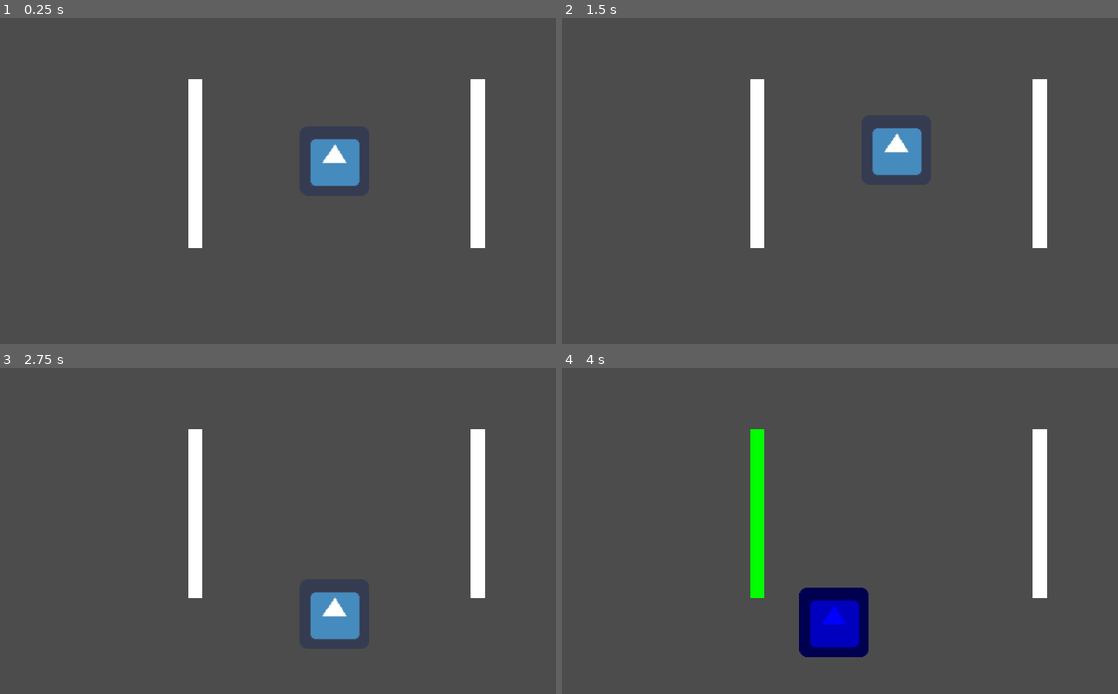
Above: before the commit, frames 1-4 (two rows, left to right).
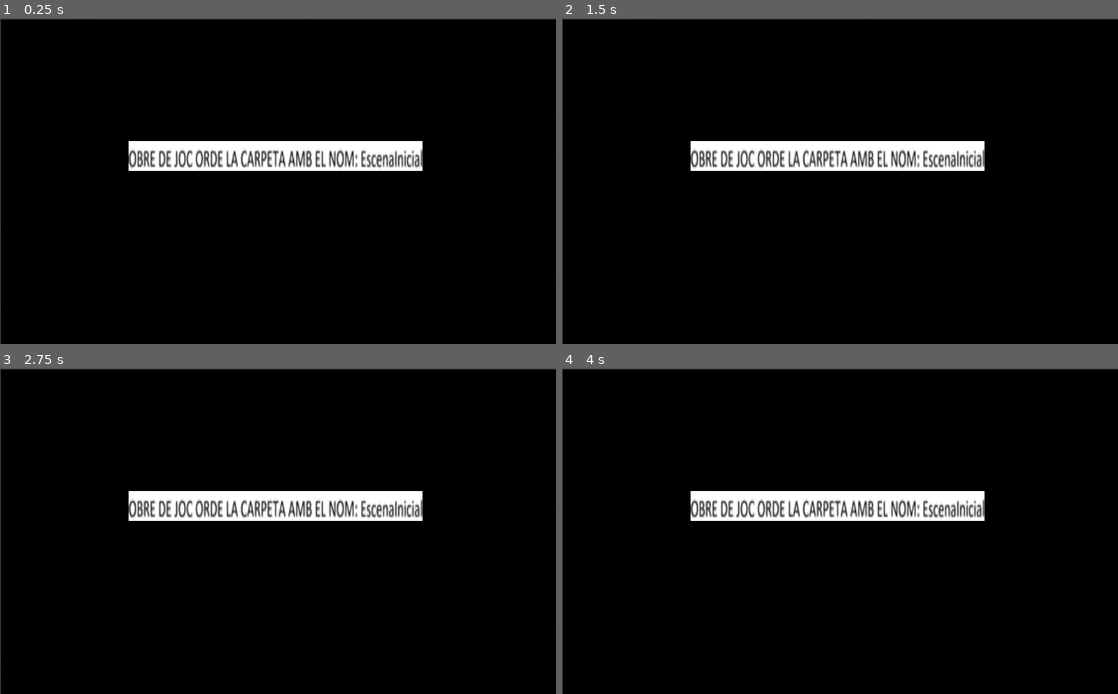
Above: after the commit, the same moments.

Repository: Aitorbp1/JOCCC
Game: Godot game, scene res://Escenes/PantallaPPal2D.tscn
Same seed, same stepped clock (60 frames per second), same inputs: the game is played once before the commit and once after it. The engine's default icon, where the game draws it, is replaced by a stand-in: a white triangle on a blue panel in a dark square.
Inputs (mouse positions are in pixels of both pictures, inside the frame that each line leads up to):
- Up to frame 1 (0.25 s): no input
- Up to frame 2 (1.5 s): tap Enter (ui_accept) at 0.5, 0.6, 0.77, 1.07, 1.25 s; move the mouse to (962, 164) at 0.52 s; move the mouse to (728, 197) at 1.27 s; tap Up (mou amunt) at 1.35 s
- Up to frame 3 (2.75 s): tap Enter (ui_accept) at 1.52, 1.55, 1.82, 2, 2.3 s; move the mouse to (333, 459) at 2.02 s; hold S (mou avall) from 2.03 s (still down)
- Up to frame 4 (4 s): move the mouse to (812, 596) at 2.77 s; release S (mou avall) at 2.78 s; tap D (mou dreta) at 2.85 s; tap Enter (ui_accept) at 3.02, 3.05, 3.32, 3.5, 3.77, 3.8 s; move the mouse to (1006, 579) at 3.52 s; hold A (mou esquerra) from 3.53 s (still down)

The runs differ from the first frame. In frame 1, 99% of the frame differs, in the area x 0-100%, y 0-100%; in frame 2, 99%; in frame 3, 99%; in frame 4, 99%.

Commit message:
Joc ACABAT

Diff:
--- a/Escenes/Cossos/PesosnatgeCos.gd
+++ b/Escenes/Cossos/PesosnatgeCos.gd
@@ -49,7 +49,7 @@
 
 
 func _on_Area2D_body_entered(body):
-	get_tree().change_scene("res://Escenes/ESCENA2.tscn")
+	get_tree().change_scene("res://Escenes/Joc ordre/ESCENA2.tscn")
 
 
 func _on_Respawn_1_body_entered(body):
@@ -60,4 +60,4 @@
 
 
 func _on_Area2D4_body_entered(body):
-	get_tree().change_scene("res://Escenes/ESCENA3.tscn")
+	get_tree().change_scene("res://Escenes/Joc ordre/ESCENA3.tscn")
--- a/Escenes/ESCENA2.tscn
+++ b/Escenes/Joc ordre/ESCENA2.tscn
@@ -99,7 +99,7 @@
 offset = Vector2( 313.343, 144.157 )
 
 [node name="KinematicBody2D" parent="." index="1"]
-position = Vector2( -126, 151 )
+position = Vector2( -127, 150 )
 
 [node name="StaticBody2D2" type="StaticBody2D" parent="." index="2"]
 
--- a/Escenes/EscenaInicial.gd
+++ b/Escenes/Joc ordre/ESCENA3.gd
@@ -14,4 +14,4 @@
 # Called every frame. 'delta' is the elapsed time since the previous frame.
 func _process(delta):
 	if Input.is_action_just_pressed("ui_accept"):
-		get_tree().change_scene("res://Escenes/ScenaAnimada.tscn")
+		get_tree().change_scene("res://Escenes/Joc ordre/EscenaInicial.tscn")
--- a/Escenes/ESCENA3.tscn
+++ b/Escenes/Joc ordre/ESCENA3.tscn
@@ -1,7 +1,7 @@
 [gd_scene load_steps=7 format=2]
 
 [ext_resource path="res://Imatges/Green/Game over.png" type="Texture" id=1]
-[ext_resource path="res://Escenes/ESCENA3.gd" type="Script" id=2]
+[ext_resource path="res://Escenes/Joc ordre/ESCENA3.gd" type="Script" id=2]
 [ext_resource path="res://Imatges/Green/Dormrechill.png" type="Texture" id=3]
 [ext_resource path="res://Imatges/godimage.png" type="Texture" id=4]
 [ext_resource path="res://Imatges/Green/Enter2.png" type="Texture" id=5]
--- a/Escenes/ESCENA3.gd
+++ b/Escenes/Joc ordre/EscenaInicial.gd
@@ -14,4 +14,4 @@
 # Called every frame. 'delta' is the elapsed time since the previous frame.
 func _process(delta):
 	if Input.is_action_just_pressed("ui_accept"):
-		get_tree().change_scene("res://Escenes/EscenaInicial.tscn")
+		get_tree().change_scene("res://Escenes/Joc ordre/ScenaAnimada.tscn")
--- a/Escenes/EscenaInicial.tscn
+++ b/Escenes/Joc ordre/EscenaInicial.tscn
@@ -1,7 +1,7 @@
 [gd_scene load_steps=12 format=2]
 
 [ext_resource path="res://Imatges/Green/Strat game.png" type="Texture" id=1]
-[ext_resource path="res://Escenes/EscenaInicial.gd" type="Script" id=2]
+[ext_resource path="res://Escenes/Joc ordre/EscenaInicial.gd" type="Script" id=2]
 [ext_resource path="res://Imatges/PINXOOOBO.png" type="Texture" id=3]
 [ext_resource path="res://Imatges/Green/BerdEstirat.png" type="Texture" id=4]
 [ext_resource path="res://Imatges/VerddSalta.png" type="Texture" id=5]
--- a/Escenes/PantallaPPal2D.tscn
+++ b/Escenes/PantallaPPal2D.tscn
@@ -1,7 +1,9 @@
-[gd_scene load_steps=3 format=2]
+[gd_scene load_steps=5 format=2]
 
 [ext_resource path="res://Escenes/Zona.tscn" type="PackedScene" id=1]
 [ext_resource path="res://Escenes/Personatge/Personatge.tscn" type="PackedScene" id=2]
+[ext_resource path="res://Imatges/negre.jpg" type="Texture" id=3]
+[ext_resource path="res://Imatges/LLetres.png" type="Texture" id=4]
 
 [node name="Node2D" type="Node2D"]
 
@@ -14,5 +16,15 @@
 [node name="Personatge" parent="." instance=ExtResource( 2 )]
 position = Vector2( 616, 263 )
 
+[node name="Sprite" type="Sprite" parent="."]
+position = Vector2( 512.5, 302.75 )
+scale = Vector2( 1.38995, 0.611111 )
+texture = ExtResource( 3 )
+
+[node name="Sprite2" type="Sprite" parent="."]
+position = Vector2( 508, 254 )
+scale = Vector2( 1.82323, 3.63333 )
+texture = ExtResource( 4 )
+
 [connection signal="area_entered" from="Personatge" to="Personatge" method="_on_Personatge_area_entered"]
 [connection signal="area_exited" from="Personatge" to="Personatge" method="_on_Personatge_area_exited"]
Renamed: Escenes/ScenaAnimada.tscn -> Escenes/Joc ordre/ScenaAnimada.tscn
Binary file added: Imatges/LLetres.png
Not shown, added: Imatges/LLetres.png.import
Binary file added: Imatges/negre.jpg
Not shown, added: Imatges/negre.jpg.import
